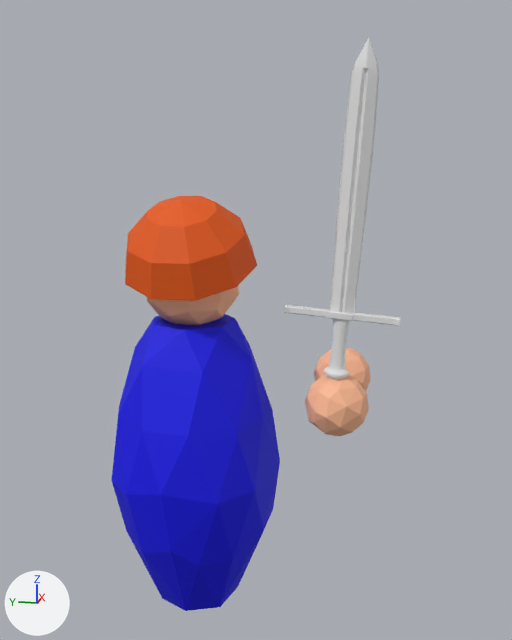
Before and after pictures for a commit that changed the FBX model Assets/_Project/Resources/Prefabs/Entities/Friendly minion/swordman2/swordman_stand.fbx.
The view is the same before and after, from a 50 mm lens placed at (-12.98, -3.86, 9.24), pointed at (0.08, -1.25, 5.98). The axes (+X, +Y, +Z) are drawn at lower left. The lights are the same throughout. Where no turn or scale is listed for an object, it has been applied to the vertices.

Names of what the first picture shows: '1) ', 'Cylinder', 'Guardia', 'Hat', 'Head', 'Lefthand', 'Loft NURBS', 'Loft NURBS.2.2', 'Righthand', 'a', 'b.2'.
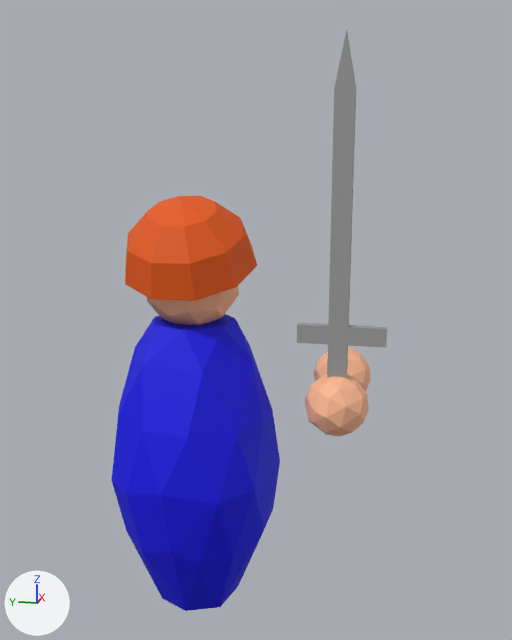
Where the change shows, as pixel boxes [x1, y1, x2, y2] in the pictures (512 x 640 px):
'sword', added: after [297, 30, 387, 378]
'a', deleted: before [330, 37, 379, 313]
'b.2', deleted: before [339, 68, 368, 313]
'Guardia', deleted: before [284, 304, 401, 326]
'Loft NURBS', deleted: before [328, 319, 349, 371]
'1) ', deleted: before [324, 371, 349, 380]
'Loft NURBS.2.2', deleted: before [324, 368, 349, 375]

Diff of the bpy script that builds the scene:
```diff
--- a/Assets/_Project/Resources/Prefabs/Entities/Friendly minion/swordman2/swordman_stand.fbx.py
+++ b/Assets/_Project/Resources/Prefabs/Entities/Friendly minion/swordman2/swordman_stand.fbx.py
@@ ob_cerchio_5 @@
 ob_cerchio_5 = bpy.data.objects.new('Cerchio.5', None)
-ob_cerchio_5.parent = ob_loft_nurbs
 ob_cerchio_5.location = (-0.000244, 1001.0, 0.000122)
@@ ob_cerchio_3 @@
 ob_cerchio_3 = bpy.data.objects.new('Cerchio.3', None)
-ob_cerchio_3.parent = ob_loft_nurbs
 ob_cerchio_3.location = (0.0, 153.6, 0.000122)
@@ ob_inizio_3 @@
 ob_inizio_3 = bpy.data.objects.new('inizio.3', None)
-ob_inizio_3.parent = ob_guardia
 ob_inizio_3.location = (824.2, 1197.0, -0.522)
@@ ob_cerchio_1_2 @@
 ob_cerchio_1_2 = bpy.data.objects.new('Cerchio.1.2', None)
-ob_cerchio_1_2.parent = ob_1
 ob_cerchio_1_2.location = (0.0, 45.61, -0.000061)
@@ ob_cerchio_1 @@
 ob_cerchio_1 = bpy.data.objects.new('Cerchio.1', None)
-ob_cerchio_1.parent = ob_loft_nurbs
 ob_cerchio_1.location = (0.000244, 173.3, 0.0)
@@ ob_inizio_15 @@
 ob_inizio_15 = bpy.data.objects.new('inizio.15', None)
-ob_inizio_15.parent = ob_guardia
 ob_inizio_15.location = (-851.0, 1197.0, -0.522)
@@ ob_cerchio_6 @@
 ob_cerchio_6 = bpy.data.objects.new('Cerchio.6', None)
-ob_cerchio_6.parent = ob_loft_nurbs
 ob_cerchio_6.location = (0.0, 1014.0, 0.000122)
@@ ob_cerchio @@
 ob_cerchio = bpy.data.objects.new('Cerchio', None)
-ob_cerchio.parent = ob_loft_nurbs
 ob_cerchio.location = (0.000244, 154.7, 0.000122)
@@ ob_inizio_4 @@
 ob_inizio_4 = bpy.data.objects.new('inizio.4', None)
-ob_inizio_4.parent = ob_guardia
 ob_inizio_4.location = (295.1, 1197.0, -0.522)
@@ ob_guardia @@
-ob_guardia = bpy.data.objects.new('Guardia', me_無標題_022)
@@ ob_cerchio_2 @@
 ob_cerchio_2 = bpy.data.objects.new('Cerchio.2', None)
-ob_cerchio_2.parent = ob_loft_nurbs
 ob_cerchio_2.location = (0.000244, 189.9, 0.000122)
@@ ob_cerchio_3_3 @@
 ob_cerchio_3_3 = bpy.data.objects.new('Cerchio.3.3', None)
-ob_cerchio_3_3.parent = ob_1
 ob_cerchio_3_3.location = (-0.000244, 123.6, 0.0)
@@ ob_centro_stondatura @@
 ob_centro_stondatura = bpy.data.objects.new('centro/stondatura', None)
-ob_centro_stondatura.parent = ob_loft_nurbs
 ob_centro_stondatura.location = (0.000488, 582.0, 0.000244)
@@ ob_inizio_8 @@
 ob_inizio_8 = bpy.data.objects.new('inizio.8', None)
-ob_inizio_8.parent = ob_guardia
 ob_inizio_8.location = (-171.5, 1197.0, -0.522)
@@ ob_cerchio_2_2 @@
 ob_cerchio_2_2 = bpy.data.objects.new('Cerchio.2.2', None)
-ob_cerchio_2_2.parent = ob_loft_nurbs_2_2
 ob_cerchio_2_2.location = (0.0, 163.5, -0.000061)
@@ ob_inizio_14 @@
 ob_inizio_14 = bpy.data.objects.new('inizio.14', None)
-ob_inizio_14.parent = ob_guardia
 ob_inizio_14.location = (-882.1, 1197.0, -0.522)
@@ ob_cerchio_3_2 @@
 ob_cerchio_3_2 = bpy.data.objects.new('Cerchio.3.2', None)
-ob_cerchio_3_2.parent = ob_loft_nurbs_2_2
 ob_cerchio_3_2.location = (0.0, 123.6, -0.000061)
@@ ob_inizio_9 @@
 ob_inizio_9 = bpy.data.objects.new('inizio.9', None)
-ob_inizio_9.parent = ob_guardia
 ob_inizio_9.location = (-199.7, 1197.0, -0.522)
@@ ob_cerchio_4_2 @@
 ob_cerchio_4_2 = bpy.data.objects.new('Cerchio.4.2', None)
-ob_cerchio_4_2.parent = ob_1
 ob_cerchio_4_2.location = (0.0, -30.18, 2.27)
@@ ob_inizio_5 @@
 ob_inizio_5 = bpy.data.objects.new('inizio.5', None)
-ob_inizio_5.parent = ob_guardia
 ob_inizio_5.location = (254.1, 1197.0, -0.522)
@@ ob_b_2 @@
-ob_b_2 = bpy.data.objects.new('b.2', me_無標題_057)
@@ ob_inizio_11 @@
 ob_inizio_11 = bpy.data.objects.new('inizio.11', None)
-ob_inizio_11.parent = ob_guardia
 ob_inizio_11.location = (-263.5, 1197.0, -0.522)
@@ ob_inizio_10 @@
 ob_inizio_10 = bpy.data.objects.new('inizio.10', None)
-ob_inizio_10.parent = ob_guardia
 ob_inizio_10.location = (-916.3, 1197.0, -0.522)
@@ ob_a @@
-ob_a = bpy.data.objects.new('a', me_無標題_039)
@@ ob_loft_nurbs_2_2 @@
-ob_loft_nurbs_2_2 = bpy.data.objects.new('Loft NURBS.2.2', me_無標題_036)
@@ ob_cerchio_3_4 @@
 ob_cerchio_3_4 = bpy.data.objects.new('Cerchio.3.4', None)
-ob_cerchio_3_4.parent = ob_1
 ob_cerchio_3_4.location = (0.0, 0.0, -0.000061)
@@ ob_inizio_6 @@
 ob_inizio_6 = bpy.data.objects.new('inizio.6', None)
-ob_inizio_6.parent = ob_guardia
 ob_inizio_6.location = (199.4, 1197.0, -0.522)
@@ ob_inizio_12 @@
 ob_inizio_12 = bpy.data.objects.new('inizio.12', None)
-ob_inizio_12.parent = ob_guardia
 ob_inizio_12.location = (-306.5, 1197.0, -0.522)
@@ ob_1 @@
-ob_1 = bpy.data.objects.new('1) ', me_無標題_006)
@@ ob_inizio @@
 ob_inizio = bpy.data.objects.new('inizio', None)
-ob_inizio.parent = ob_guardia
 ob_inizio.location = (915.9, 1197.0, -0.522)
@@ ob_cerchio_4 @@
 ob_cerchio_4 = bpy.data.objects.new('Cerchio.4', None)
-ob_cerchio_4.parent = ob_loft_nurbs
 ob_cerchio_4.location = (0.000244, 992.8, 0.000122)
@@ ob_loft_nurbs @@
-ob_loft_nurbs = bpy.data.objects.new('Loft NURBS', me_無標題_005)
@@ ob_cerchio_2_3 @@
 ob_cerchio_2_3 = bpy.data.objects.new('Cerchio.2.3', None)
-ob_cerchio_2_3.parent = ob_1
 ob_cerchio_2_3.location = (0.0, 83.0, 0.0)
@@ ob_inizio_2 @@
 ob_inizio_2 = bpy.data.objects.new('inizio.2', None)
-ob_inizio_2.parent = ob_guardia
 ob_inizio_2.location = (853.4, 1197.0, -0.522)
@@ ob_inizio_7 @@
 ob_inizio_7 = bpy.data.objects.new('inizio.7', None)
-ob_inizio_7.parent = ob_guardia
 ob_inizio_7.location = (168.2, 1197.0, -0.522)
@@ ob_inizio_13 @@
 ob_inizio_13 = bpy.data.objects.new('inizio.13', None)
-ob_inizio_13.parent = ob_guardia
 ob_inizio_13.location = (-815.3, 1197.0, -0.522)
@@ ob_inizio_1 @@
 ob_inizio_1 = bpy.data.objects.new('inizio.1', None)
-ob_inizio_1.parent = ob_guardia
 ob_inizio_1.location = (884.7, 1197.0, -0.522)
@@ ob_sword @@
+ob_sword = bpy.data.objects.new('sword', me_立方體_003)  # 41 vertices, 37 faces; spans x -0.08..0.08, y -0.82..0.73, z -1.76..4.48; in mat_材質_005 (grey #9c9c9c)
+ob_sword.location = (-0.93, -2.93, 6.54)
```
